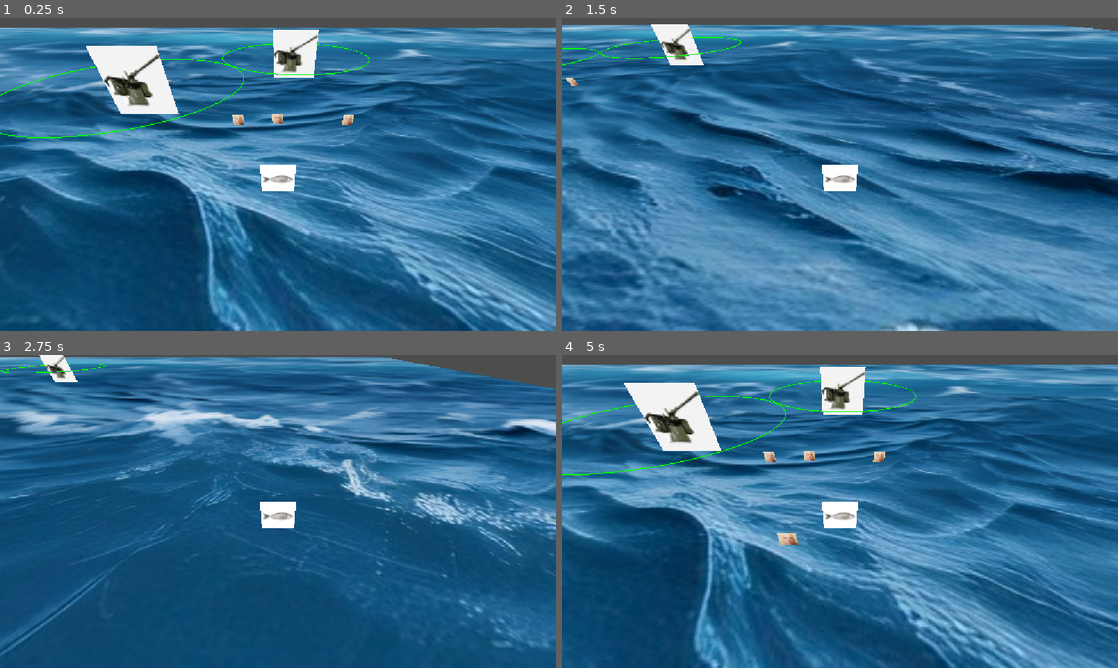
Above: before the commit, frames 1-4 (two rows, left to right).
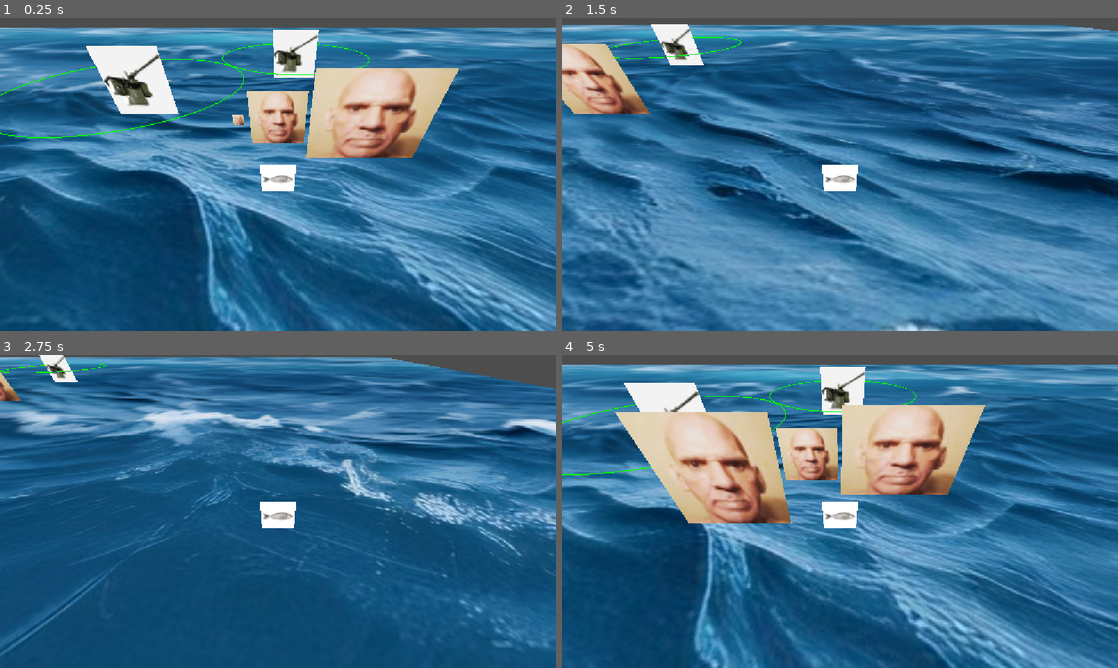
Above: after the commit, the same moments.

Repository: EssithAbertay/islands-game-jam
Game: Godot game, scene res://Scenes/enviroment.tscn
Same seed, same stepped clock (60 frames per second), same inputs: the game is played once before the commit and once after it.
Inputs:
- Up to frame 1 (0.25 s): no input
- Up to frame 2 (1.5 s): tap Enter at 0.5 s; hold D (move_right) 0.53-1.28 s; hold S (move_back) from 1.28 s (still down)
- Up to frame 3 (2.75 s): release S (move_back) at 2.03 s; hold D (move_right) from 2.03 s (still down)
- Up to frame 4 (5 s): release D (move_right) at 2.78 s; hold W (move_forward) 2.78-3.53 s; hold A (move_left) from 3.53 s (still down)

The runs differ from the first frame. In frame 1, 8.1% of the frame differs, in the area x 44-83%, y 16-45%; in frame 2, 2.6%; in frame 3, 0.2%; in frame 4, 16%, in the area x 9-77%, y 16-61%.

Commit message:
eating based on size and nicer scaling

Diff:
--- a/Scenes/enviroment.tscn
+++ b/Scenes/enviroment.tscn
@@ -19,7 +19,7 @@
 transform = Transform3D(1, 0, 0, 0, 1, 0, 0, 0, 1, 0.017916441, -4.7683716e-07, -2.058532)
 
 [node name="PointsPickup" parent="." unique_id=2086534983 instance=ExtResource("4_0evto")]
-transform = Transform3D(1, 0, 0, 0, 1, 0, 0, 0, 1, 0, 0, -10.927)
+transform = Transform3D(5.2506146, 0, 0, 0, 5.0826793, 0, 0, 0, 1, 0, 0, -10.927)
 
 [node name="Turret" parent="." unique_id=1518263802 instance=ExtResource("3_ks4c7")]
 transform = Transform3D(1, 0, 0, 0, 1, 0, 0, 0, 1, -19.892529, 0, -22.273716)
@@ -28,6 +28,6 @@
 transform = Transform3D(1, 0, 0, 0, 1, 0, 0, 0, 1, 3.5852032, 0, -41.377182)
 
 [node name="PointsPickup3" parent="." unique_id=122563457 instance=ExtResource("4_0evto")]
-transform = Transform3D(1, 0, 0, 0, 1, 0, 0, 0, 1, 6.866421, 0, -10.7154)
+transform = Transform3D(11.273836, 0, 0, 0, 8.77056, 0, 0, 0, 1, 9.139675, 0, -10.7154)
 
 [node name="PickupManager" parent="." unique_id=600735694 instance=ExtResource("5_rw8p7")]
--- a/Scripts/hole_player_s.gd
+++ b/Scripts/hole_player_s.gd
@@ -3,14 +3,44 @@
 # How fast the player moves in meters per second.
 @export var speed = 14
 @export var player_score: int = 0
-@export var scale_rate: int = 1.05
+@export var scale_rate: float = 1.001
+@export var scale_up_timer_max: float = .8
+var scale_up_timer: float = 0
+var new_scale: Vector3 = Vector3(0,0,0)
+var scaling: bool = false
+
+#need x xp to beat a stage which will up ur size and reset ur xp
+@export var current_stage: int = 0
+@export var stage_count: int = 20
+@export var xp: int = 0
+@export var xp_count: int = 10
+
+func _process(delta):
+	# scaling
+	scale_up_timer += delta
+	if (scaling == true):
+		if (scale_up_timer <= scale_up_timer_max):
+			new_scale = scale * scale_rate
+			scale = new_scale + (scale - new_scale) * scale_up_timer
+		else:
+			scale_up_timer = 0
+			scaling = false
 
 
-var target_velocity = Vector3.ZERO
+
+func _on_collection_area_area_entered(area: Area3D) -> void:
+	if area.is_in_group("pickup"):
+		if "point_value" in area && (scale >= area.scale):
+		# 1. Access the pickup data and add points
+			player_score += area.point_value
+			print("Player Score: ", player_score)
+			scaling = true
+			scale_up_timer = 0
+			area.queue_free()
+
+	pass # Replace with function body.
 
 func _physics_process(delta):
-
-	var direction = Vector3.ZERO
 
 	if Input.is_action_pressed("move_right"):
 		position.x += 1
@@ -20,18 +50,4 @@
 		position.z += 1
 	if Input.is_action_pressed("move_forward"):
 		position.z -= 1
-
-
 	move_and_slide()
-
-
-func _on_collection_area_area_entered(area: Area3D) -> void:
-	if area.is_in_group("pickup"):
-		if "point_value" in area:
-		# 1. Access the pickup data and add points
-			player_score += area.point_value
-			print("Player Score: ", player_score)
-			scale *= scale_rate
-			area.queue_free()
-
-	pass # Replace with function body.
--- a/Scripts/pickup_manager_s.gd
+++ b/Scripts/pickup_manager_s.gd
@@ -4,10 +4,11 @@
 var timerMax: float = 3
 var timer: float = 0
 var spawnLocation: Vector3 = Vector3(0,0,0)
+var spawnSize: float = 1
 
 # Called when the node enters the scene tree for the first time.
 func _ready() -> void:
-
+	randomize()
 	pass # Replace with function body.
 
 
@@ -24,6 +25,8 @@
 
 func spawnPickup():
 	var new_pickup = pickup.instantiate()
+	spawnLocation = Vector3(randf_range(-10.0, 10.0), 0, randf_range(-10.0, 10.0))
+	spawnSize = randf_range(1, 10.0)
 	new_pickup.global_position = spawnLocation
-
+	new_pickup.scale = Vector3(spawnSize, spawnSize, spawnSize)
 	add_child(new_pickup)
